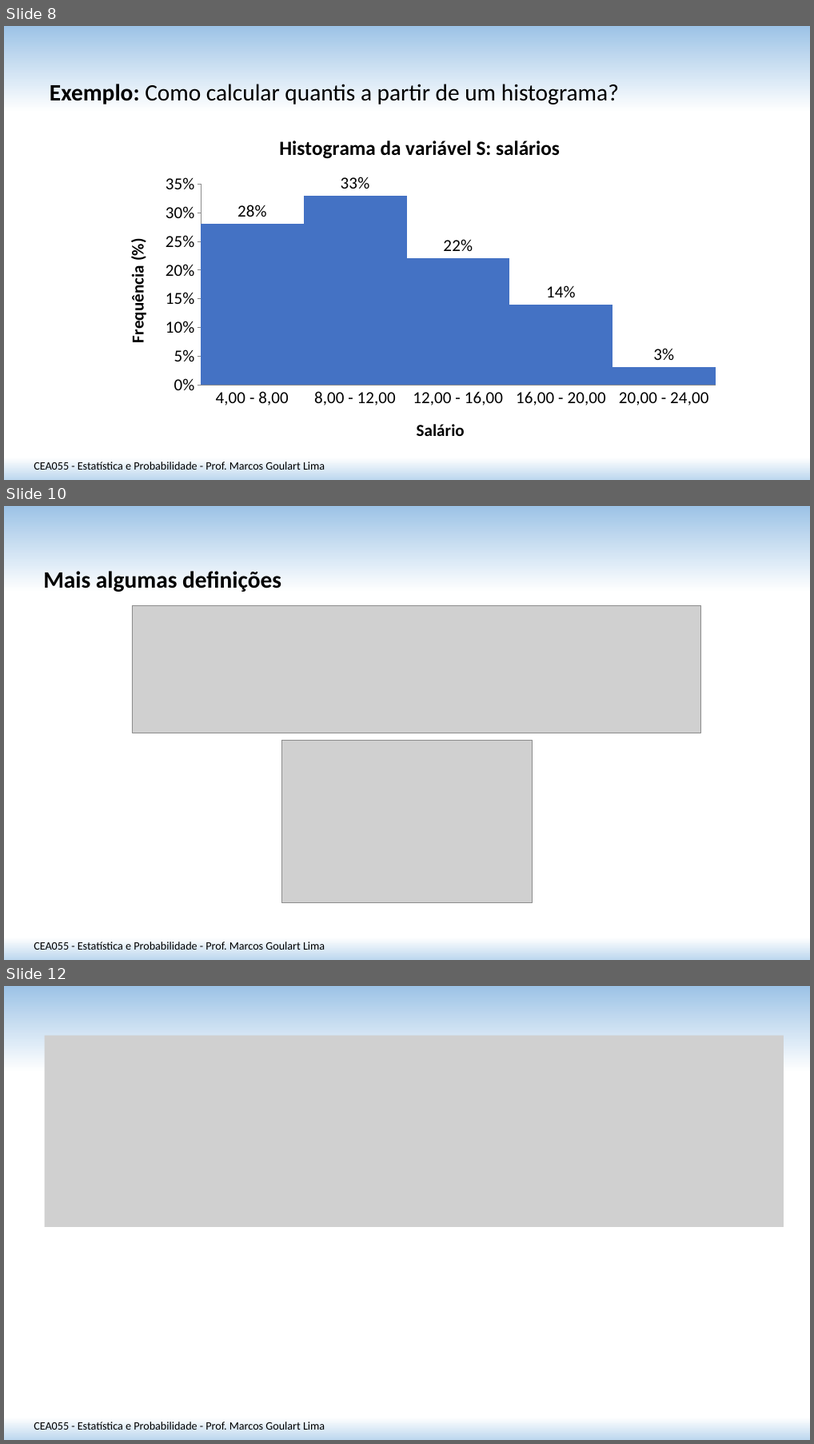
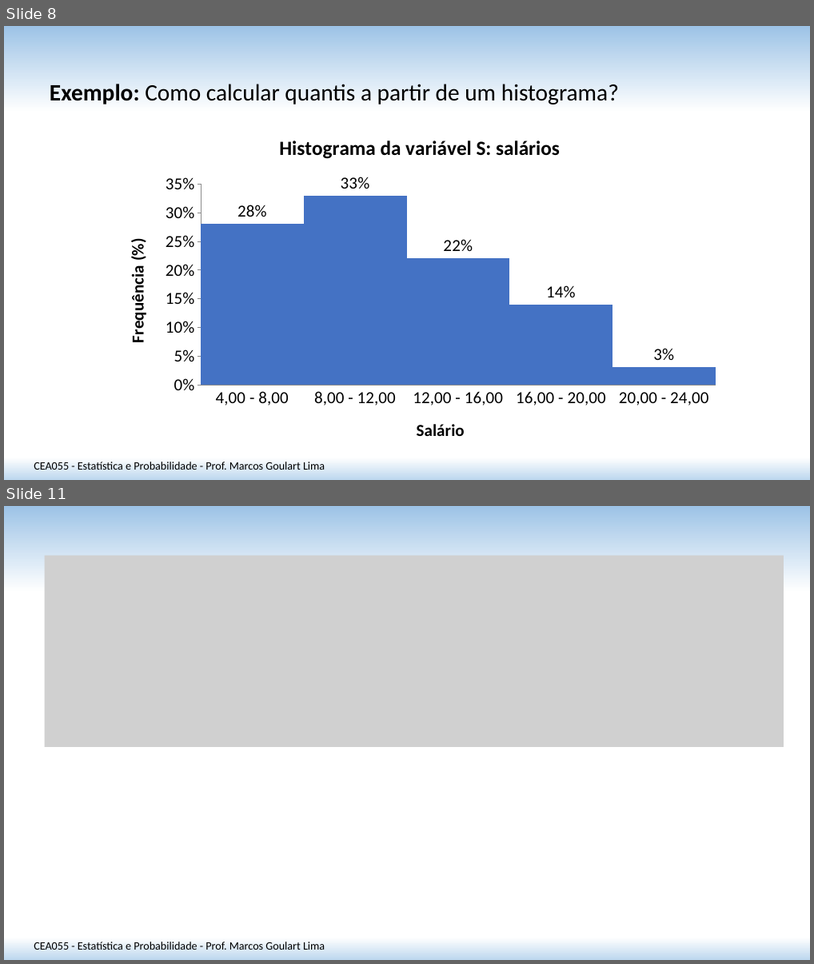
Before and after one commit to matmarcos/minhas-aulas, a slide deck: content/2026-2/cea055-estatistica-probabilidade/02-estatistica-descritiva-ii/Aula_02_Estatistica_Descritiva_II.pptx. Shown one above the other, each under a label of ours: slides 8, 10 and 12 before the commit, slides 8 and 11 after it; the slides between them are not shown. The pictures are 814x1444 and 814x964 pixels, drawn with LibreOffice and Linux fonts; fonts in the diff are those of the drawing; grey boxes stand for pictures. Boxes give left, top, right and bottom in pixels: in the first picture for what was removed or moved away, otherwise in the second. Text is boxed around its words. In the diff, an @@ line names an element or a change of style, - is before the commit and + after.

```diff
--- a/content/2026-2/cea055-estatistica-probabilidade/02-estatistica-descritiva-ii/Aula_02_Estatistica_Descritiva_II.pptx
+++ b/content/2026-2/cea055-estatistica-probabilidade/02-estatistica-descritiva-ii/Aula_02_Estatistica_Descritiva_II.pptx
@@ slide 10 removed at [4, 506, 810, 960], background gradient #9DC3E6 to #FFFFFF to #BDD7EE @@
@@ text removed at [43, 571, 282, 592] @@
-Mais algumas definições
@@ picture removed at [132, 605, 702, 733] @@
@@ picture removed at [282, 740, 533, 903] @@
@@ text removed at [34, 941, 325, 949] @@
-CEA055 - Estatística e Probabilidade - Prof. Marcos Goulart Lima
@@ what was slide 12 is now slide 11 @@
```
Also in this commit, not shown: 4 slides changed, 6 other files.
